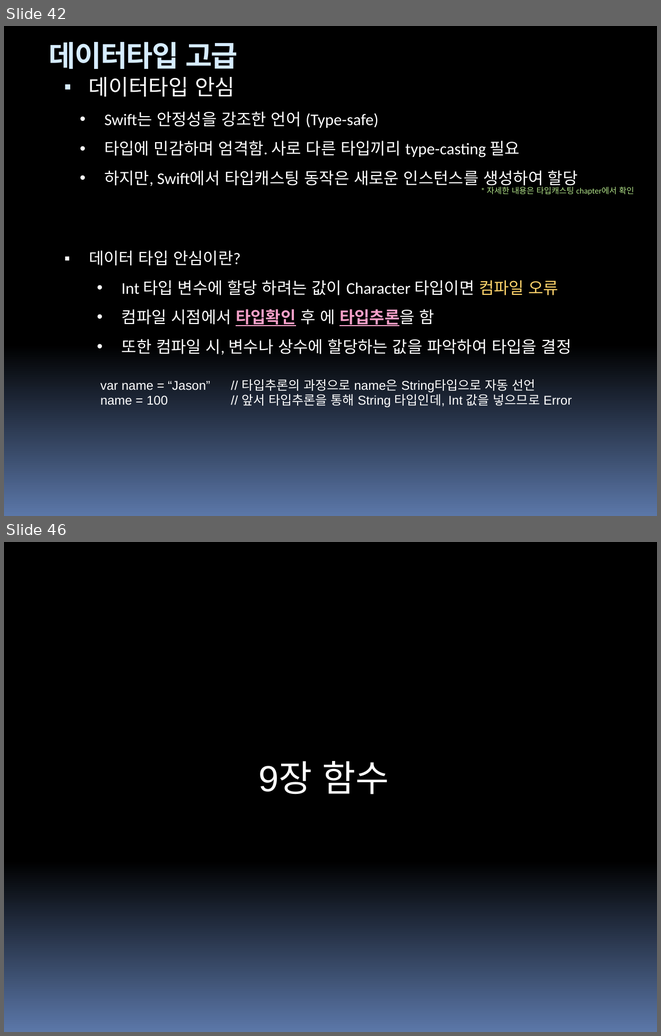
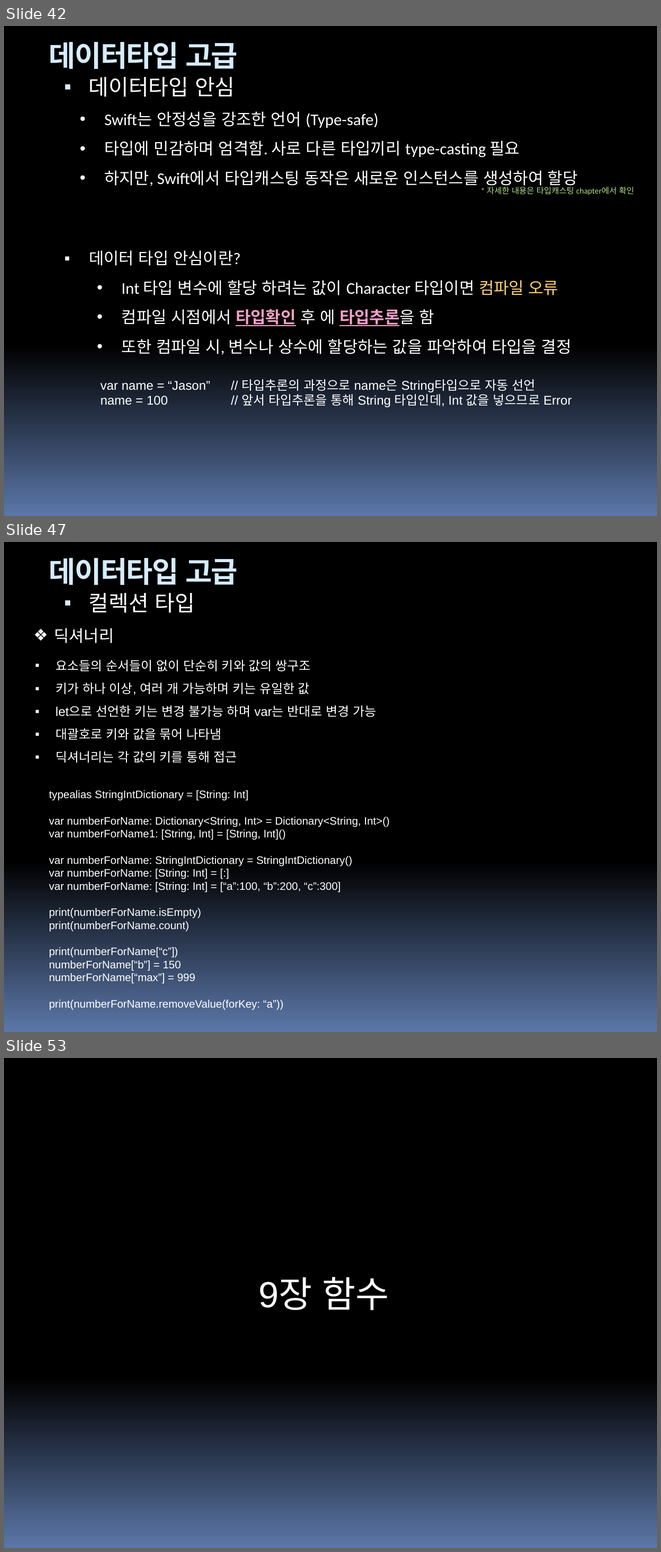
Before and after one commit to hounga13/helloSwift, a slide deck: Swift세미나자료.pptx. Shown one above the other, each under a label of ours: slides 42 and 46 before the commit, slides 42, 47 and 53 after it; the slides between them are not shown. The pictures are 661x1036 and 661x1552 pixels, drawn with LibreOffice and Linux fonts; fonts in the diff are those of the drawing. Boxes give left, top, right and bottom in pixels: in the first picture for what was removed or moved away, otherwise in the second. Text is boxed around its words. In the diff, an @@ line names an element or a change of style, - is before the commit and + after.

Commit message:
데이터형 고급

```diff
--- a/Swift세미나자료.pptx
+++ b/Swift세미나자료.pptx
@@ slide 47 added at <box>4,542,657,1032</box>, background gradient #000000 to #5B77A8 @@
@@ text added at <box>49,558,238,585</box>, 32 pt, text #D6ECFF, bold @@
+데이터타입 고급
@@ text added at <box>89,593,195,613</box>, 24 pt, text #FFFFFF @@
+▪ 컬렉션 타입
@@ text added at <box>54,628,114,643</box>, 18 pt, text #FFFFFF @@
+❖ 딕셔너리
@@ text added at <box>55,660,376,762</box>, 14 pt, text #FFFFFF @@
+▪ 요소들의 순서들이 없이 단순히 키와 값의 쌍구조
+▪ 키가 하나 이상, 여러 개 가능하며 키는 유일한 값
+▪ let으로 선언한 키는 변경 불가능 하며 var는 반대로 변경 가능
+▪ 대괄호로 키와 값을 묶어 나타냄
+▪ 딕셔너리는 각 값의 키를 통해 접근
@@ text added at <box>49,790,389,1009</box>, 12 pt, text #FFFFFF @@
+typealias StringIntDictionary = [String: Int]
+var numberForName: Dictionary<String, Int> = Dictionary<String, Int>()
+var numberForName1: [String, Int] = [String, Int]()
+var numberForName: StringIntDictionary = StringIntDictionary()
+var numberForName: [String: Int] = [:]
+var numberForName: [String: Int] = [“a”:100, “b”:200, “c”:300]
+print(numberForName.isEmpty)
+print(numberForName.count)
+print(numberForName[“c”])
+numberForName[“b”] = 150
+numberForName[“max”] = 999
+print(numberForName.removeValue(forKey: “a”))
@@ what was slide 46 is now slide 53 @@
```
Also in this commit, not shown: 3 slides changed, 6 other slides added.
